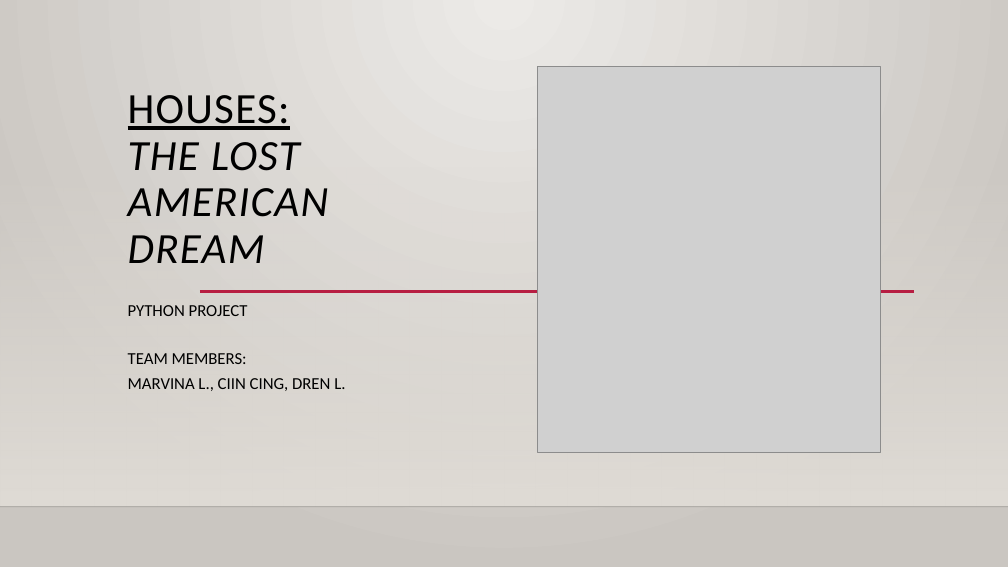
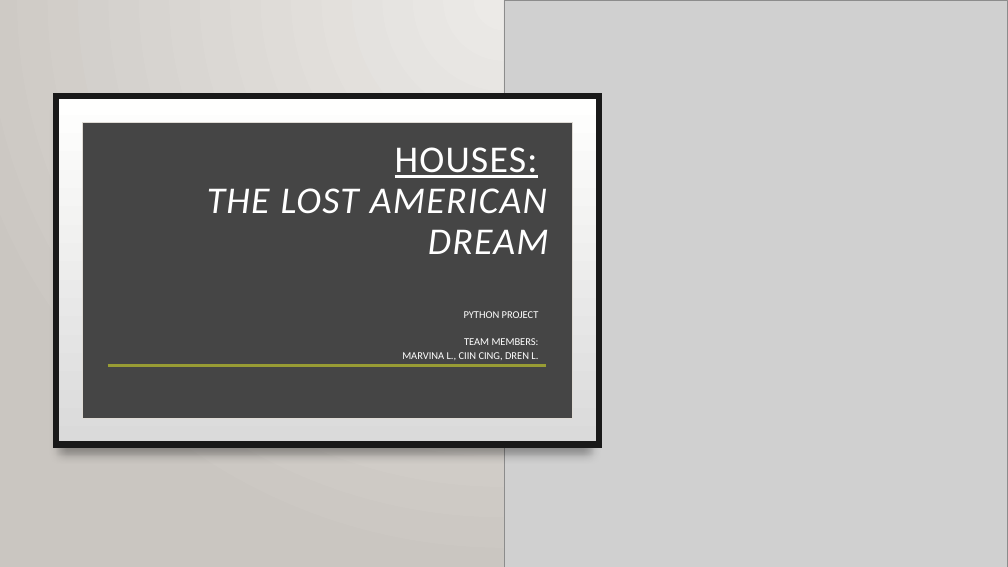
Before and after one commit to GitItDren/Python-Project-CMD-, a slide deck: slide 1 of Python Project(Team CMD).pptx. Drawn at 1008x567 pixels with LibreOffice and Linux fonts; fonts in the diff are those of the drawing; grey boxes stand for pictures; background and template pictures are left out. Boxes give left, top, right and bottom in pixels: in the first picture for what was removed or moved away, otherwise in the second. Text is boxed around its words. In the diff, an @@ line names an element or a change of style, - is before the commit and + after.

```diff
--- a/Python Project(Team CMD).pptx
+++ b/Python Project(Team CMD).pptx
@@ rectangle added at [0,0,1008,567], fill gradient #ECEAE7 to #CAC7C1 @@
@@ picture: place and size @@
-picture at [538,67,880,452]
+picture at [504,0,1008,567]
@@ rectangle added at [56,95,599,445], fill gradient #000001 to #191919 @@
@@ rectangle added at [56,96,599,445], fill gradient #DADADA to #FFFFFE, outline #191919 6 pt @@
@@ rectangle added at [82,123,572,418], fill #454545, outline #DFDBD5 0.5 pt @@
@@ title "HOUSES: THE LOST AMERICAN DREAM": place and size @@
-title "HOUSES: THE LOST AMERICAN DREAM" at [128,95,329,263]
+title "HOUSES: THE LOST AMERICAN DREAM" at [207,147,549,254]
@@ title "HOUSES: THE LOST AMERICAN DREAM" at [207,147,549,254]: size 41 to 36 pt, text colour #000000 to #FFFFFF; alignment left to right; vertical alignment bottom to top @@
@@ subtitle "PYTHON PROJECT TEAM MEMBERS: MARVINA ...": place and size @@
-subtitle "PYTHON PROJECT TEAM MEMBERS: MARVINA ..." at [128,305,345,391]
+subtitle "PYTHON PROJECT TEAM MEMBERS: MARVINA ..." at [402,311,539,360]
@@ subtitle "PYTHON PROJECT TEAM MEMBERS: MARVINA ..." at [402,311,539,360]: size 16 to 10 pt, text colour #000000 to #FFFFFF; alignment left to right; line spacing 1.2 to 1.1; vertical alignment top to middle @@
@@ line added from (107, 365) to (546, 365), #989C34 2.5 pt @@
```
Also in this commit, not shown: 3 other slides changed.
